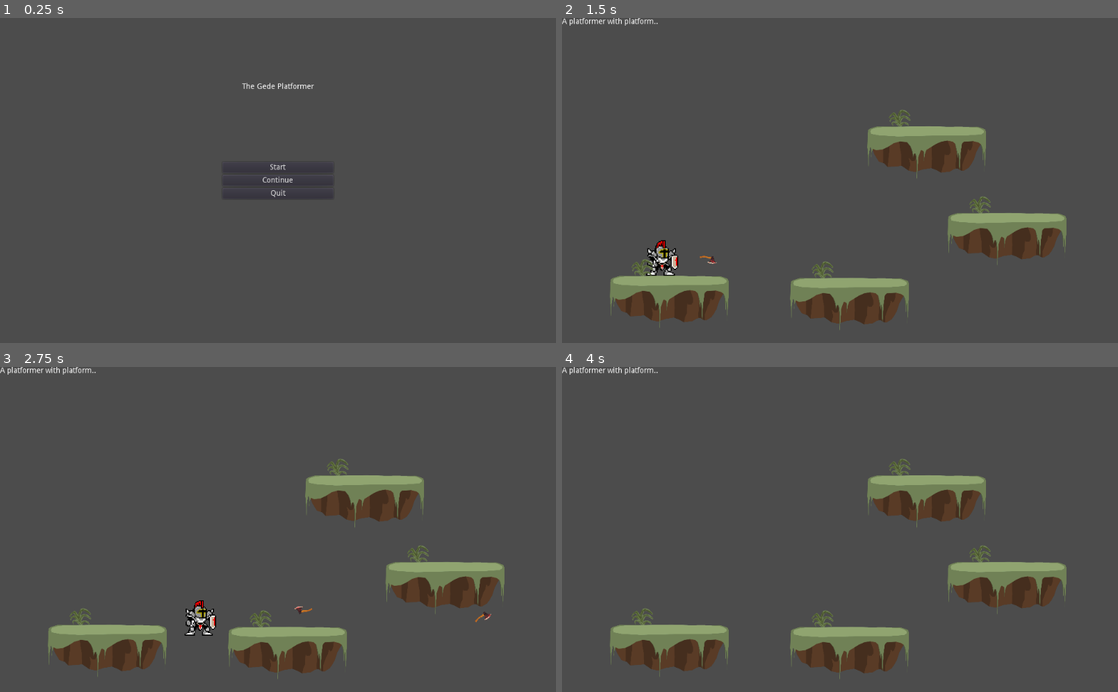
Above: before the commit, frames 1-4 (two rows, left to right).
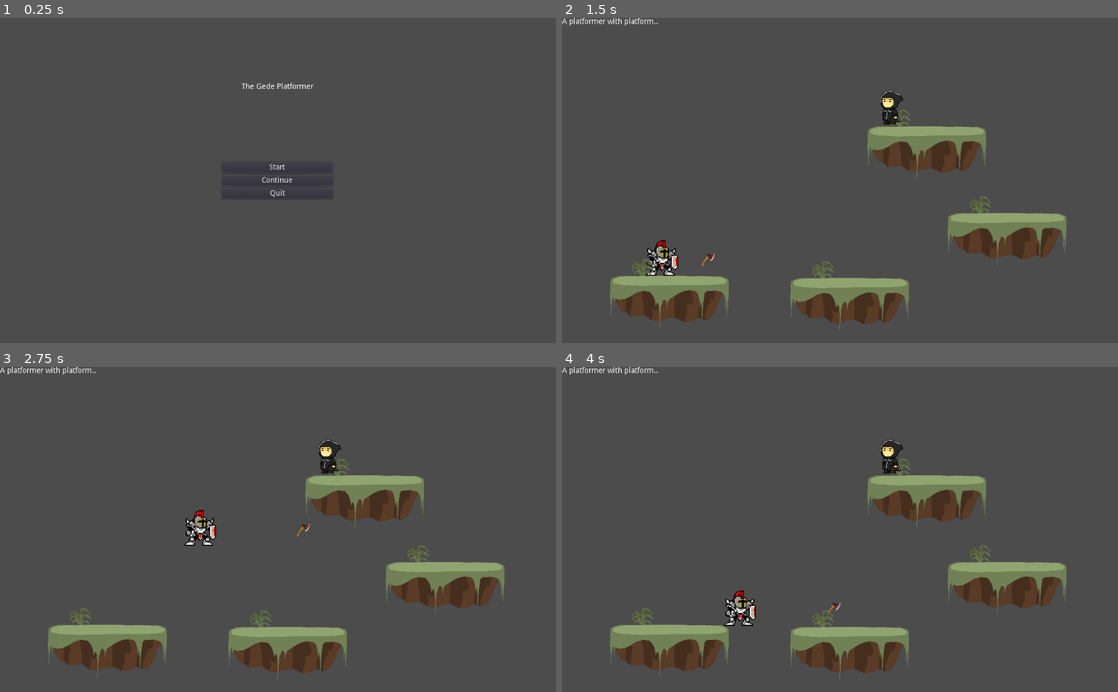
Above: after the commit, the same moments.

Repository: ghosalya/the-gede-platformer
Game: Godot game, scene res://main.tscn
Same seed, same stepped clock (60 frames per second), same inputs: the game is played once before the commit and once after it.
Inputs (mouse positions are in pixels of both pictures, inside the frame that each line leads up to):
- Up to frame 1 (0.25 s): no input
- Up to frame 2 (1.5 s): click "Start" at 0.5 s; move the mouse to (962, 164) at 1.27 s; hold Right (ui_right) from 1.28 s (still down); click (962, 164) at 1.35 s
- Up to frame 3 (2.75 s): keep holding Right (ui_right); tap Space (player_jump, bound only after the commit) at 1.52, 1.55, 1.82, 2.1, 2.27, 2.57 s; move the mouse to (166, 545) at 2.02 s; click (166, 545) at 2.3 s
- Up to frame 4 (4 s): move the mouse to (895, 458) at 2.77 s; release Right (ui_right) at 2.78 s; hold Left (ui_left) 2.78-3.53 s; click (895, 458) at 2.85 s; tap Space (player_jump, bound only after the commit) at 3.05, 3.77 s; move the mouse to (812, 594) at 3.52 s; hold Right (ui_right) from 3.53 s (still down); click (812, 594) at 3.6 s

The runs differ from the first frame. In frame 1, 0.2% of the frame differs, in the area x 43-57%, y 19-56%; in frame 2, 0.4%; in frame 3, 1.2%, in the area x 33-89%, y 22-83%; in frame 4, 0.7%.

Commit message:
* modified basic player movement * added dummy enemy for damage testing

Diff:
--- a/src/main.tscn
+++ b/src/main.tscn
@@ -9,3 +9,5 @@
 [node name="ui" type="Node" parent="."]
 
 [node name="MainMenu" parent="ui" instance=ExtResource( 1 )]
+margin_left = -1.0
+margin_right = -1.0
--- a/src/project.godot
+++ b/src/project.godot
@@ -21,9 +21,43 @@
 
 [input]
 
+ui_left={
+"deadzone": 0.5,
+"events": [ Object(InputEventKey,"resource_local_to_scene":false,"resource_name":"","device":0,"alt":false,"shift":false,"control":false,"meta":false,"command":false,"pressed":false,"scancode":16777231,"unicode":0,"echo":false,"script":null)
+, Object(InputEventJoypadButton,"resource_local_to_scene":false,"resource_name":"","device":0,"button_index":14,"pressure":0.0,"pressed":false,"script":null)
+, Object(InputEventKey,"resource_local_to_scene":false,"resource_name":"","device":0,"alt":false,"shift":false,"control":false,"meta":false,"command":false,"pressed":false,"scancode":65,"unicode":0,"echo":false,"script":null)
+ ]
+}
+ui_right={
+"deadzone": 0.5,
+"events": [ Object(InputEventKey,"resource_local_to_scene":false,"resource_name":"","device":0,"alt":false,"shift":false,"control":false,"meta":false,"command":false,"pressed":false,"scancode":16777233,"unicode":0,"echo":false,"script":null)
+, Object(InputEventJoypadButton,"resource_local_to_scene":false,"resource_name":"","device":0,"button_index":15,"pressure":0.0,"pressed":false,"script":null)
+, Object(InputEventKey,"resource_local_to_scene":false,"resource_name":"","device":0,"alt":false,"shift":false,"control":false,"meta":false,"command":false,"pressed":false,"scancode":68,"unicode":0,"echo":false,"script":null)
+ ]
+}
+ui_up={
+"deadzone": 0.5,
+"events": [ Object(InputEventKey,"resource_local_to_scene":false,"resource_name":"","device":0,"alt":false,"shift":false,"control":false,"meta":false,"command":false,"pressed":false,"scancode":16777232,"unicode":0,"echo":false,"script":null)
+, Object(InputEventJoypadButton,"resource_local_to_scene":false,"resource_name":"","device":0,"button_index":12,"pressure":0.0,"pressed":false,"script":null)
+, Object(InputEventKey,"resource_local_to_scene":false,"resource_name":"","device":0,"alt":false,"shift":false,"control":false,"meta":false,"command":false,"pressed":false,"scancode":87,"unicode":0,"echo":false,"script":null)
+ ]
+}
+ui_down={
+"deadzone": 0.5,
+"events": [ Object(InputEventKey,"resource_local_to_scene":false,"resource_name":"","device":0,"alt":false,"shift":false,"control":false,"meta":false,"command":false,"pressed":false,"scancode":16777234,"unicode":0,"echo":false,"script":null)
+, Object(InputEventJoypadButton,"resource_local_to_scene":false,"resource_name":"","device":0,"button_index":13,"pressure":0.0,"pressed":false,"script":null)
+, Object(InputEventKey,"resource_local_to_scene":false,"resource_name":"","device":0,"alt":false,"shift":false,"control":false,"meta":false,"command":false,"pressed":false,"scancode":83,"unicode":0,"echo":false,"script":null)
+ ]
+}
 player_atk={
 "deadzone": 0.5,
 "events": [ Object(InputEventMouseButton,"resource_local_to_scene":false,"resource_name":"","device":0,"alt":false,"shi …(212 unchanged characters)…
+ ]
+}
+player_jump={
+"deadzone": 0.5,
+"events": [ Object(InputEventKey,"resource_local_to_scene":false,"resource_name":"","device":0,"alt":false,"shift":false,"control":false,"meta":false,"command":false,"pressed":false,"scancode":32,"unicode":0,"echo":false,"script":null)
+, Object(InputEventKey,"resource_local_to_scene":false,"resource_name":"","device":0,"alt":false,"shift":false,"control":false,"meta":false,"command":false,"pressed":false,"scancode":87,"unicode":0,"echo":false,"script":null)
  ]
 }
 
--- a/src/scenes/levels/tryscene.tscn
+++ b/src/scenes/levels/tryscene.tscn
@@ -1,7 +1,8 @@
-[gd_scene load_steps=3 format=2]
+[gd_scene load_steps=4 format=2]
 
 [ext_resource path="res://scenes/units/player.tscn" type="PackedScene" id=1]
 [ext_resource path="res://scenes/levels/objects/ShortPlatform.tscn" type="PackedScene" id=2]
+[ext_resource path="res://scenes/units/Dummy.tscn" type="PackedScene" id=3]
 
 [node name="Level" type="Node2D"]
 
@@ -27,3 +28,6 @@
 
 [node name="ShortPlatform4" parent="." instance=ExtResource( 2 )]
 position = Vector2( 670, 200 )
+
+[node name="Dummy" parent="." instance=ExtResource( 3 )]
+position = Vector2( 607, 166 )
--- /dev/null
+++ b/src/scenes/units/Dummy.tscn
@@ -0,0 +1,18 @@
+[gd_scene load_steps=3 format=2]
+
+[ext_resource path="res://assets/PinClipart.com_evil-clip-art_907020.png" type="Texture" id=1]
+[ext_resource path="res://scripts/enemies/enemy.gd" type="Script" id=2]
+
+
+[node name="Dummy" type="Node2D"]
+
+[node name="KinematicBody2D" type="KinematicBody2D" parent="."]
+script = ExtResource( 2 )
+
+[node name="PinClipartcom_evil-clip-art_907020" type="Sprite" parent="KinematicBody2D"]
+position = Vector2( 0.133376, -0.627929 )
+scale = Vector2( 0.0806358, 0.0806358 )
+texture = ExtResource( 1 )
+
+[node name="CollisionPolygon2D" type="CollisionPolygon2D" parent="KinematicBody2D"]
+polygon = PoolVector2Array( -15.1681, 0.139751, -18.8394, -1.95815, -21.287, -9.82525, -20.2513, -21.1118, -9.51939, -32.4876, 2.92966, -32.4876, 18.169, -25.1899, 22.6764, -13.1702, 17.5251, -12.5262, 8.51026, 1.21064, 17.7397, 24.8209, 8.51026, 26.3234, 7.65171, 30.4015, -15.7439, 30.4015, -17.0317, 21.816, -18.3196, 14.7329 )
--- /dev/null
+++ b/src/scripts/enemies/enemy.gd
@@ -0,0 +1,25 @@
+extends KinematicBody2D
+
+# Declare member variables here. Examples:
+# var a = 2
+# var b = "text"
+var maxHealth = 2
+var health = 0
+
+
+# Called when the node enters the scene tree for the first time.
+func _ready():
+	set_meta("type", "enemy")
+	health = maxHealth
+
+
+func take_damage(dmg_amount):
+	health -= dmg_amount
+
+	if health <= 0:
+		get_parent().remove_child(self)
+
+
+# Called every frame. 'delta' is the elapsed time since the previous frame.
+#func _process(delta):
+#	pass
--- a/src/scripts/player_controller.gd
+++ b/src/scripts/player_controller.gd
@@ -11,7 +11,7 @@
 
 # Called when the node enters the scene tree for the first time.
 func _ready():
-	pass # Replace with function body.
+	set_meta("type", "player")
 
 
 # Called every frame. 'delta' is the elapsed time since the previous frame.
@@ -52,14 +52,13 @@
 		velocity.x = 0
 
 func process_jump():
-	if Input.is_action_just_pressed("ui_up") and is_on_floor():
+	if Input.is_action_just_pressed("player_jump") and is_on_floor():
 		velocity.y += -300
 
 
 func process_atk():
 	if Input.is_action_just_pressed("player_atk"):
 		var atk_proj = PROJECTILE.instance()
-		print(atk_proj.get_child(0).facing)
 		atk_proj.get_child(0).facing = facing
 		atk_proj.position = position + Vector2(50 * facing, 0)
 		get_parent().add_child(atk_proj)
--- a/src/scripts/projectile/thrown_axe.gd
+++ b/src/scripts/projectile/thrown_axe.gd
@@ -15,7 +15,14 @@
 #	pass
 
 func _physics_process(delta):
-	var velocity = Vector2(1, 0) * speed * facing
-	move_and_slide(velocity)
+	# set_rotation_degrees((get_rotation_degrees() + 540 * delta) * facing)
 
-	set_rotation_degrees((get_rotation_degrees() + 540 * delta) * facing)
+	var velocity = Vector2(1, 0) * speed * facing * delta
+	var unit_hit = move_and_collide(velocity)
+
+	if unit_hit:
+		if "type" in unit_hit.collider.get_meta_list():
+			if unit_hit.collider.get_meta("type") == "enemy":
+				unit_hit.collider.take_damage(1)
+
+		get_parent().remove_child(self)
Binary file added: src/assets/PinClipart.com_evil-clip-art_907020.png
Not shown, added: src/assets/PinClipart.com_evil-clip-art_907020.png.import
Not shown, added: .gitignore
Not shown, removed: src/ui/main_menu.tscn.tmp
